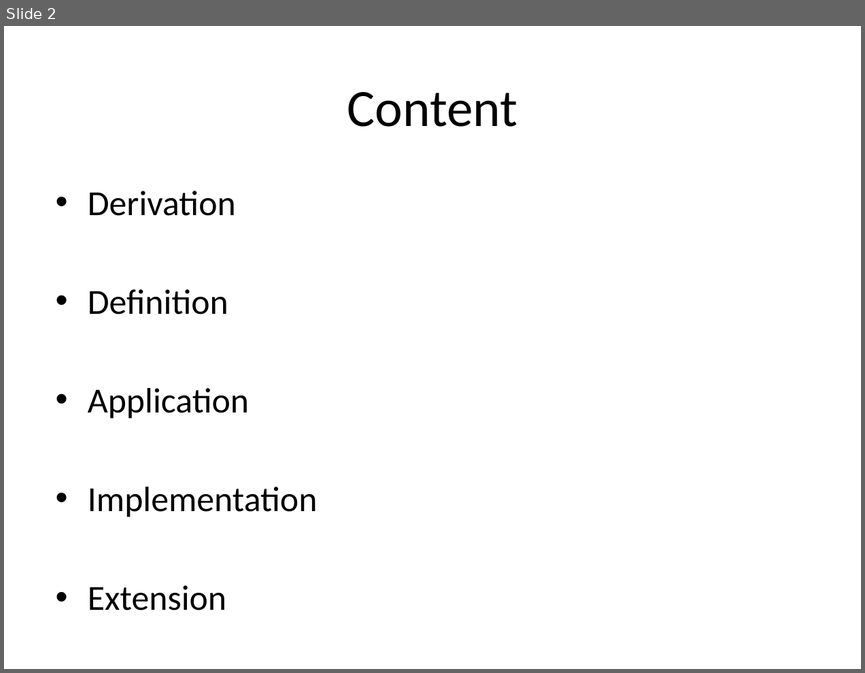
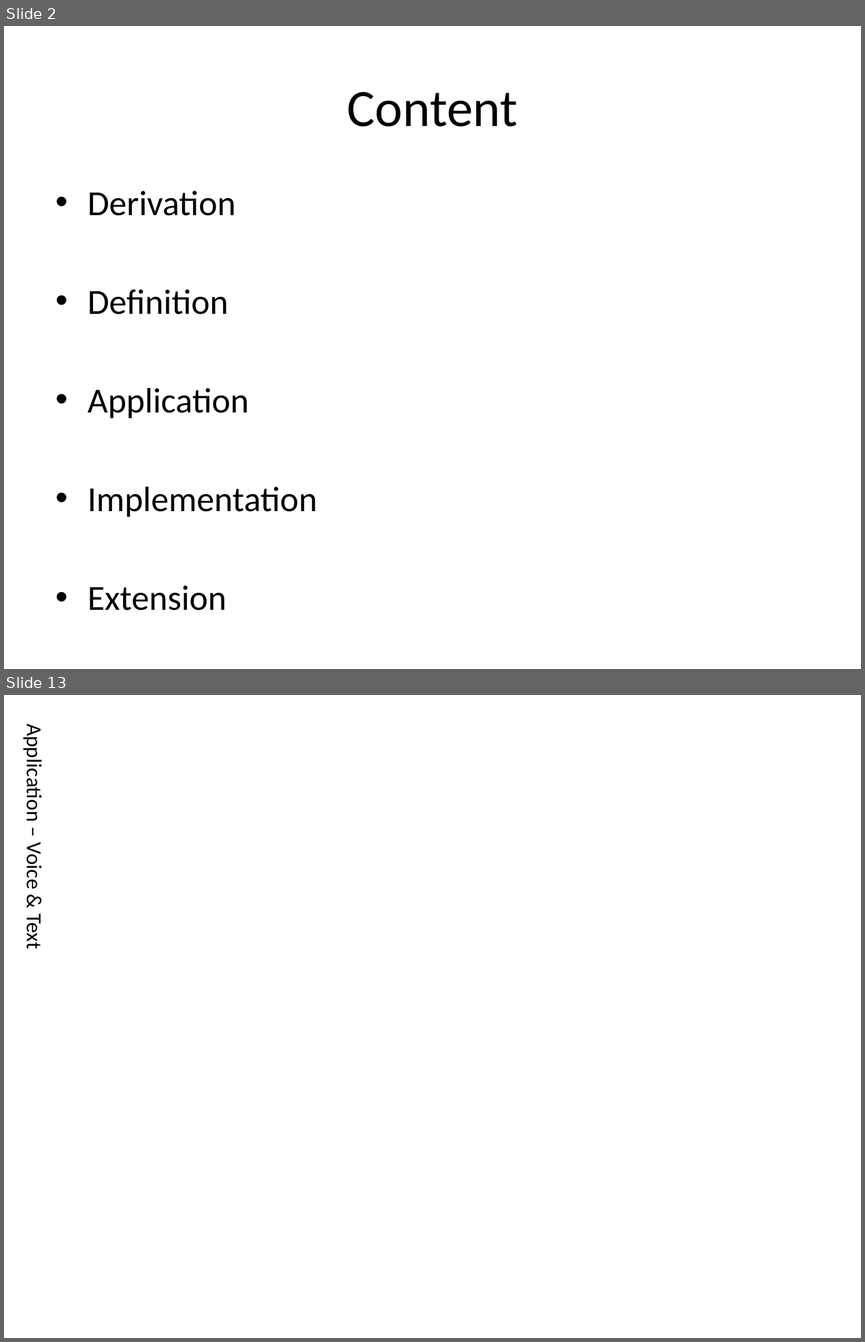
Before and after one commit to pl8787/exp_caffe, a slide deck: doc/Convolutional Neural Network.pptx. Shown one above the other, each under a label of ours: slide 2 before the commit, slides 2 and 13 after it; the slides between them are not shown. The pictures are 865x673 and 865x1342 pixels, drawn with LibreOffice and Linux fonts; fonts in the diff are those of the drawing. Boxes give left, top, right and bottom in pixels: in the first picture for what was removed or moved away, otherwise in the second. Text is boxed around its words. In the diff, an @@ line names an element or a change of style, - is before the commit and + after.

```diff
--- a/doc/Convolutional Neural Network.pptx
+++ b/doc/Convolutional Neural Network.pptx
@@ slide 13 added at box(4, 695, 861, 1338), background #FFFFFF @@
@@ text added at box(21, 733, 47, 949), 18 pt, text #000000 @@
+Application – Voice & Text
```
Also in this commit, not shown: 3 other slides changed, 14 other slides added, 1 other file.
